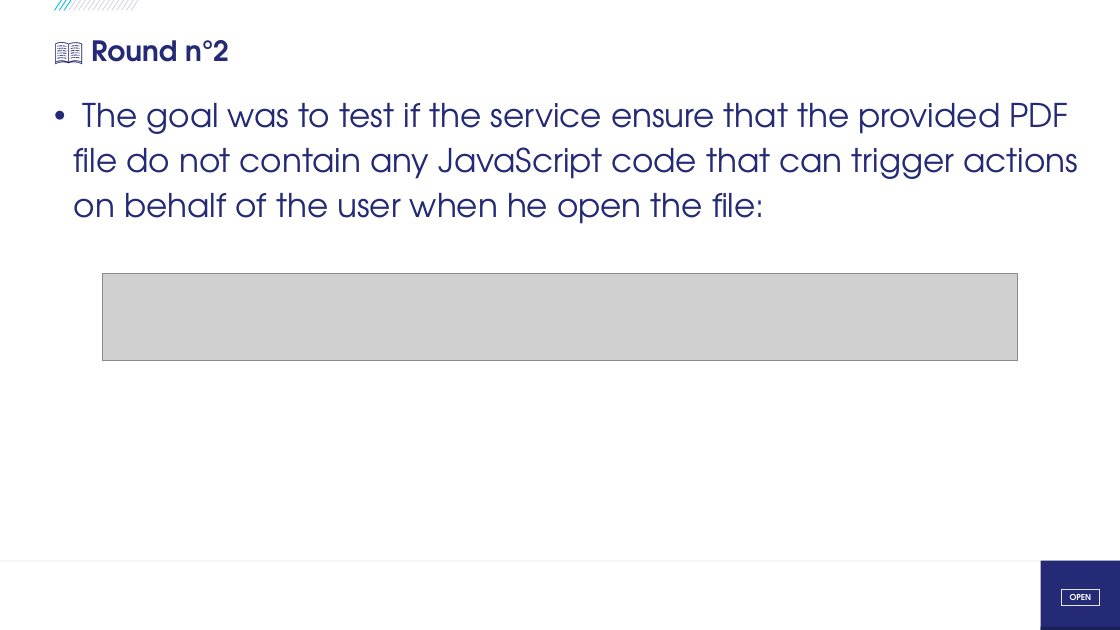
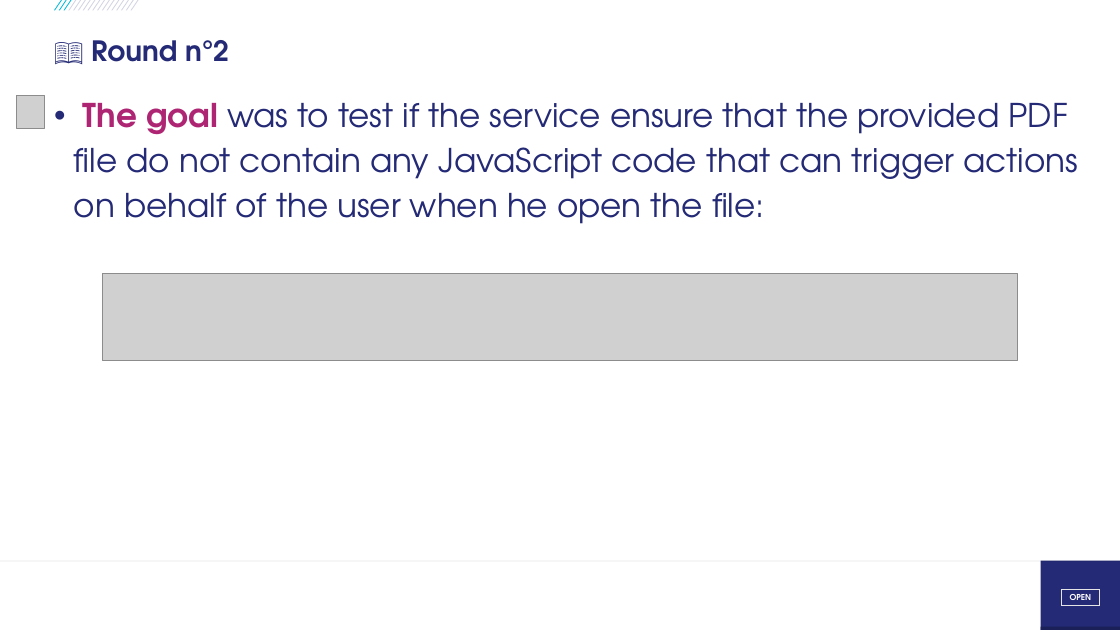
Before and after one commit to righettod/voxxeddays-lux-2026, a slide deck: slide 14 of presentation.pptx. Drawn at 1120x630 pixels with LibreOffice and Linux fonts; fonts in the diff are those of the drawing; grey boxes stand for pictures; background and template pictures are left out. Boxes give left, top, right and bottom in pixels: in the first picture for what was removed or moved away, otherwise in the second. Text is boxed around its words. In the diff, an @@ line names an element or a change of style, - is before the commit and + after.

```diff
--- a/presentation.pptx
+++ b/presentation.pptx
@@ picture added at (x1=17, y1=95, x2=45, y2=128) @@
@@ text "The goal was to test ..." at (x1=74, y1=103, x2=1078, y2=224): text colour #242A75 to #AE2573, bold on in "The goal" @@
```
Also in this commit, not shown: 8 other slides changed, 1 slide removed, 1 other file.
